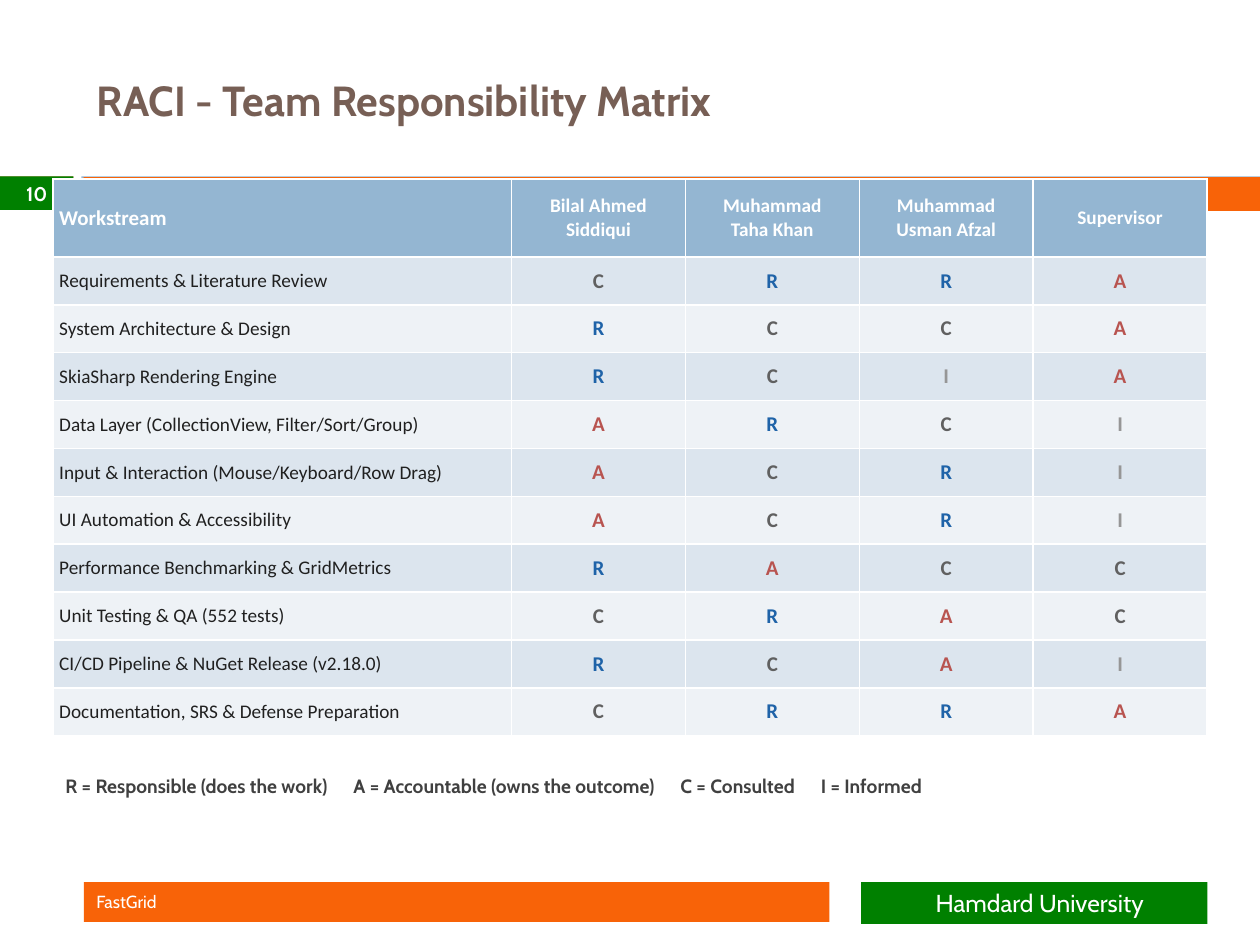
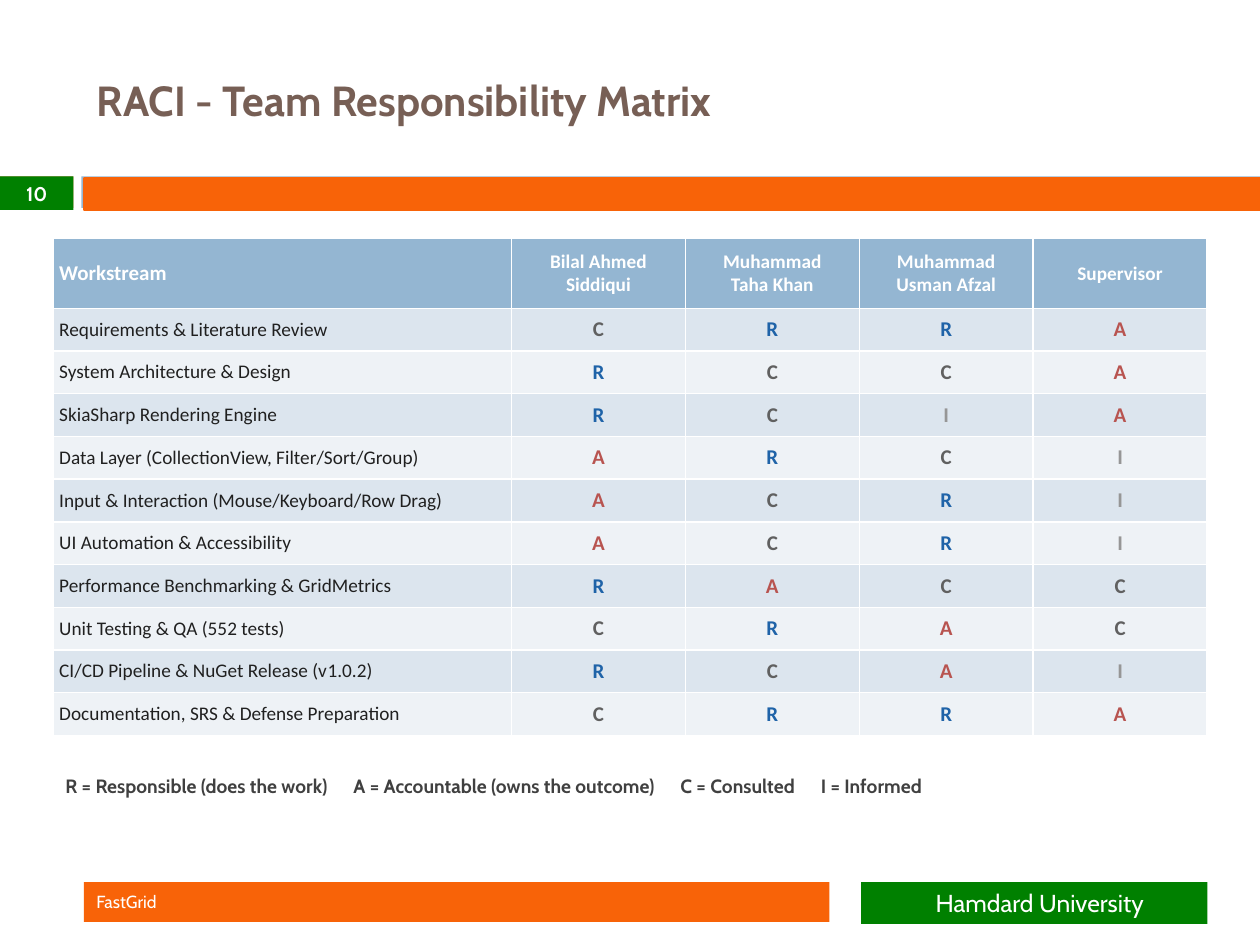
Before and after one commit to bilalahmedsd/SkiaGrid, a slide deck: slide 10 of FYP document/FastGrid_FYP1_Defense_UPDATED.pptx. Drawn at 1260x945 pixels with LibreOffice and Linux fonts; fonts in the diff are those of the drawing; background and template pictures are left out. Boxes give left, top, right and bottom in pixels: in the first picture for what was removed or moved away, otherwise in the second. Text is boxed around its words. In the diff, an @@ line names an element or a change of style, - is before the commit and + after.

```diff
--- a/FYP document/FastGrid_FYP1_Defense_UPDATED.pptx
+++ b/FYP document/FastGrid_FYP1_Defense_UPDATED.pptx
@@ table at (x1=53, y1=238, x2=1207, y2=736) @@
-row 10, column 1: CI/CD Pipeline & NuGet Release (v2.18.0)
+row 10, column 1: CI/CD Pipeline & NuGet Release (v1.0.2)
@@ table resized from (x1=53, y1=179, x2=1207, y2=736) to (x1=53, y1=238, x2=1207, y2=736) @@
```
Also in this commit, not shown: 7 other slides changed.
